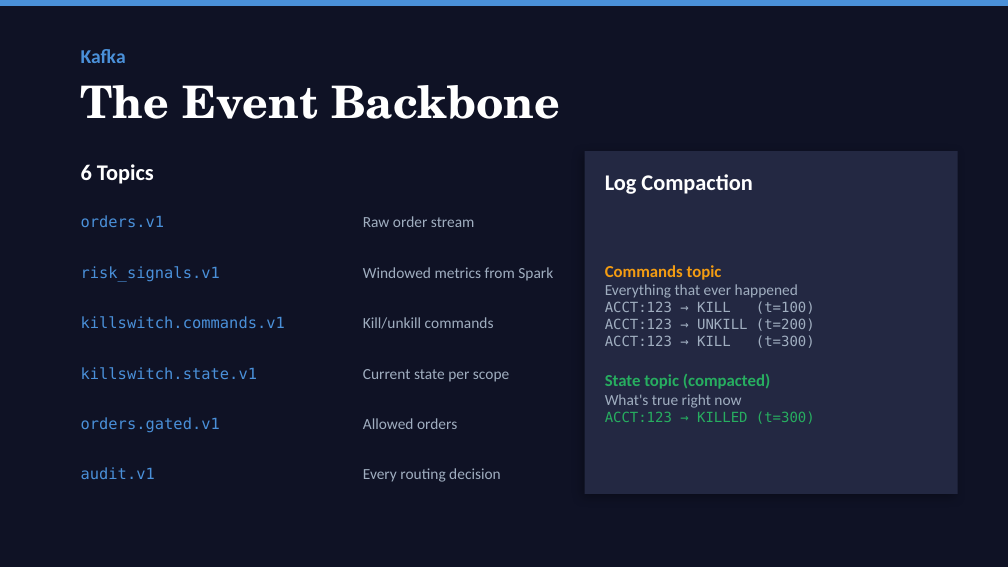
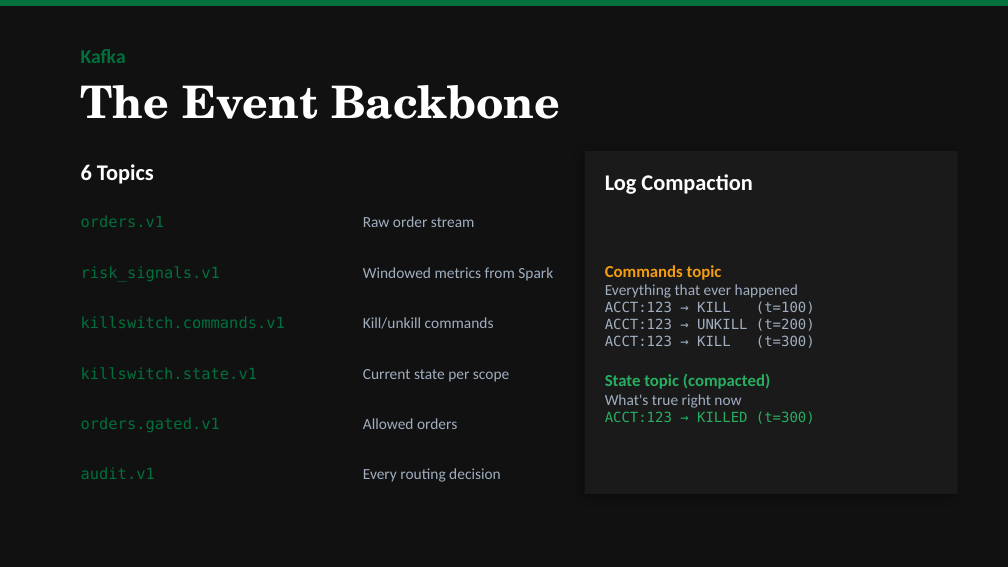
Before and after one commit to lukelittle/sec-15c3-5-market-access-controls-example, a slide deck: slide 7 of docs/presentation.pptx (slide 5 before the commit). Drawn at 1008x567 pixels with LibreOffice and Linux fonts; fonts in the diff are those of the drawing. Boxes give left, top, right and bottom in pixels: in the first picture for what was removed or moved away, otherwise in the second. Text is boxed around its words. In the diff, an @@ line names an element or a change of style, - is before the commit and + after.

```diff
--- a/docs/presentation.pptx
+++ b/docs/presentation.pptx
@@ background #0F1225 to #111111 @@
@@ rectangle at <box>0,0,1008,6</box>: fill #4A90D9 to #00703C @@
@@ rectangle at <box>585,151,958,494</box>: fill #232842 to #1A1A1A @@
@@ text colour #4A90D9 to #00703C in 7 elements at <box>81,49,126,63</box>, <box>81,215,165,227</box>, <box>81,266,220,282</box>, <box>81,316,285,328</box>, <box>81,367,257,379</box>, <box>81,417,220,432</box>, <box>81,467,155,479</box> @@
```
Also in this commit, not shown: 13 other slides changed, 7 slides added, 1 slide removed, 32 other files.
